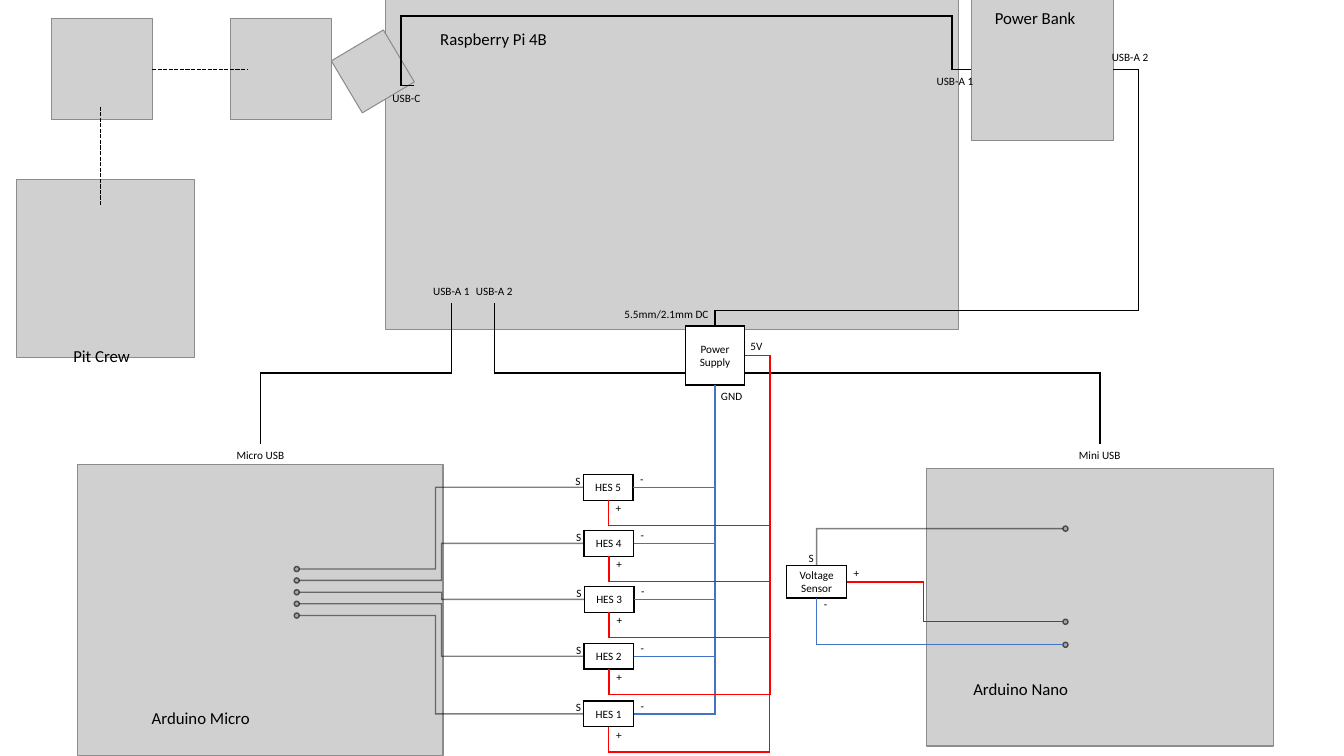
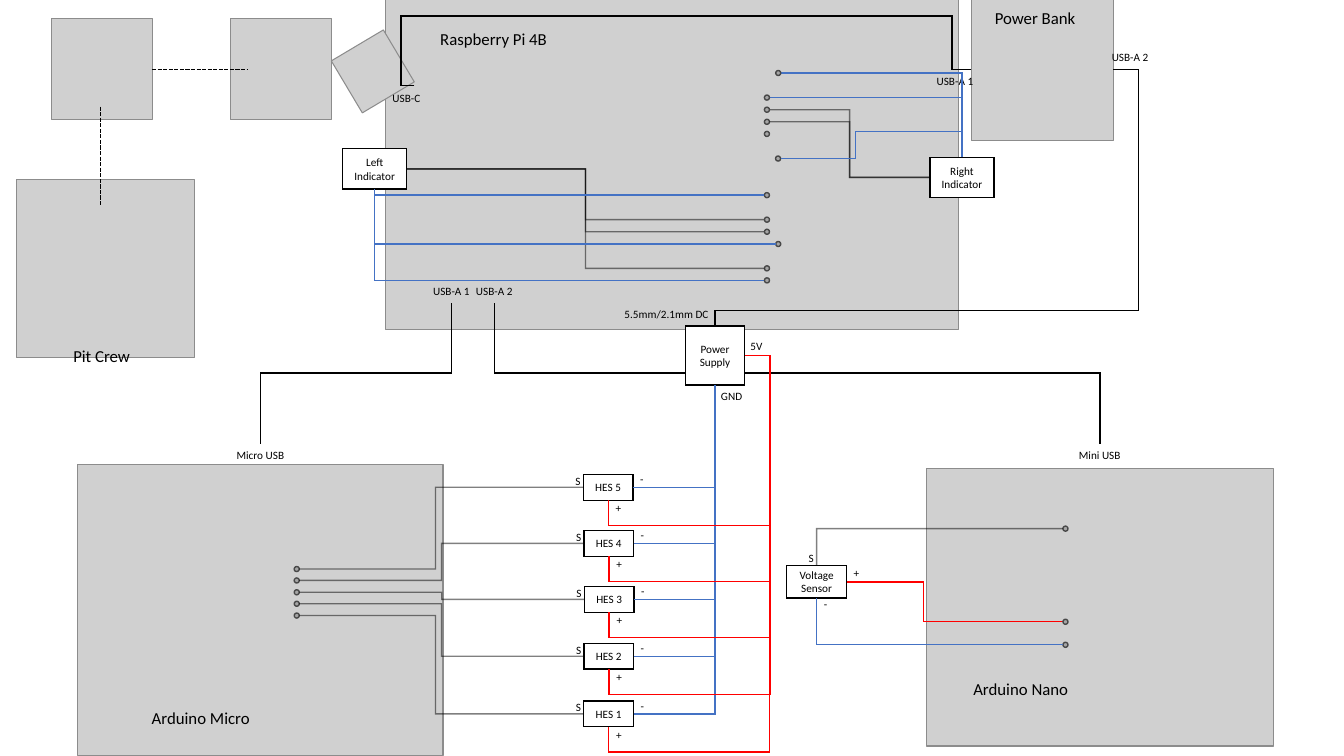
Before and after one commit to ProjectNeura/LEADS, a slide deck: slide 1 of design/Pin Config.pptx. Drawn at 1344x756 pixels with LibreOffice and Linux fonts; fonts in the diff are those of the drawing; grey boxes stand for pictures. Boxes give left, top, right and bottom in pixels: in the first picture for what was removed or moved away, otherwise in the second. Text is boxed around its words. In the diff, an @@ line names an element or a change of style, - is before the commit and + after.

```diff
--- a/design/Pin Config.pptx
+++ b/design/Pin Config.pptx
@@ ellipse added at (x1=776, y1=71, x2=781, y2=76), fill #A5A5A5, outline #484848 1 pt @@
@@ elbow line added from (962, 157) to (781, 73), #4472C4 1 pt @@
@@ ellipse added at (x1=764, y1=107, x2=769, y2=112), fill #A5A5A5, outline #484848 1 pt @@
@@ ellipse added at (x1=764, y1=95, x2=769, y2=100), fill #A5A5A5, outline #484848 1 pt @@
@@ ellipse added at (x1=764, y1=119, x2=769, y2=124), fill #A5A5A5, outline #484848 1 pt @@
@@ elbow line added from (931, 177) to (769, 110), #000000 1 pt @@
@@ elbow line added from (962, 157) to (769, 98), #4472C4 1 pt @@
@@ rectangle added at (x1=343, y1=149, x2=407, y2=190), fill #FFFFFF, outline #000000 1 pt, 8 pt, text #000000 @@
+Left Indicator
@@ ellipse added at (x1=764, y1=131, x2=769, y2=136), fill #A5A5A5, outline #484848 1 pt @@
@@ elbow line added from (931, 177) to (769, 122), #000000 1 pt @@
@@ elbow line added from (962, 157) to (780, 158), #4472C4 1 pt @@
@@ elbow line added from (406, 169) to (764, 220), #000000 1 pt @@
@@ elbow line added from (406, 169) to (764, 232), #000000 1 pt @@
@@ elbow line added from (406, 169) to (764, 268), #000000 1 pt @@
@@ ellipse added at (x1=775, y1=156, x2=780, y2=161), fill #A5A5A5, outline #484848 1 pt @@
@@ rectangle added at (x1=931, y1=157, x2=995, y2=198), fill #FFFFFF, outline #000000 1 pt, 8 pt, text #000000 @@
+Right Indicator
@@ elbow line added from (375, 190) to (764, 280), #4472C4 1 pt @@
@@ elbow line added from (375, 190) to (776, 244), #4472C4 1 pt @@
@@ elbow line added from (375, 190) to (764, 196), #4472C4 1 pt @@
@@ ellipse added at (x1=764, y1=193, x2=769, y2=198), fill #A5A5A5, outline #484848 1 pt @@
@@ ellipse added at (x1=764, y1=217, x2=769, y2=222), fill #A5A5A5, outline #484848 1 pt @@
@@ ellipse added at (x1=764, y1=229, x2=769, y2=234), fill #A5A5A5, outline #484848 1 pt @@
@@ ellipse added at (x1=764, y1=266, x2=769, y2=271), fill #A5A5A5, outline #484848 1 pt @@
@@ ellipse added at (x1=776, y1=242, x2=781, y2=247), fill #A5A5A5, outline #484848 1 pt @@
@@ ellipse added at (x1=764, y1=278, x2=769, y2=283), fill #A5A5A5, outline #484848 1 pt @@
```
Also in this commit, not shown: 1 other file.
